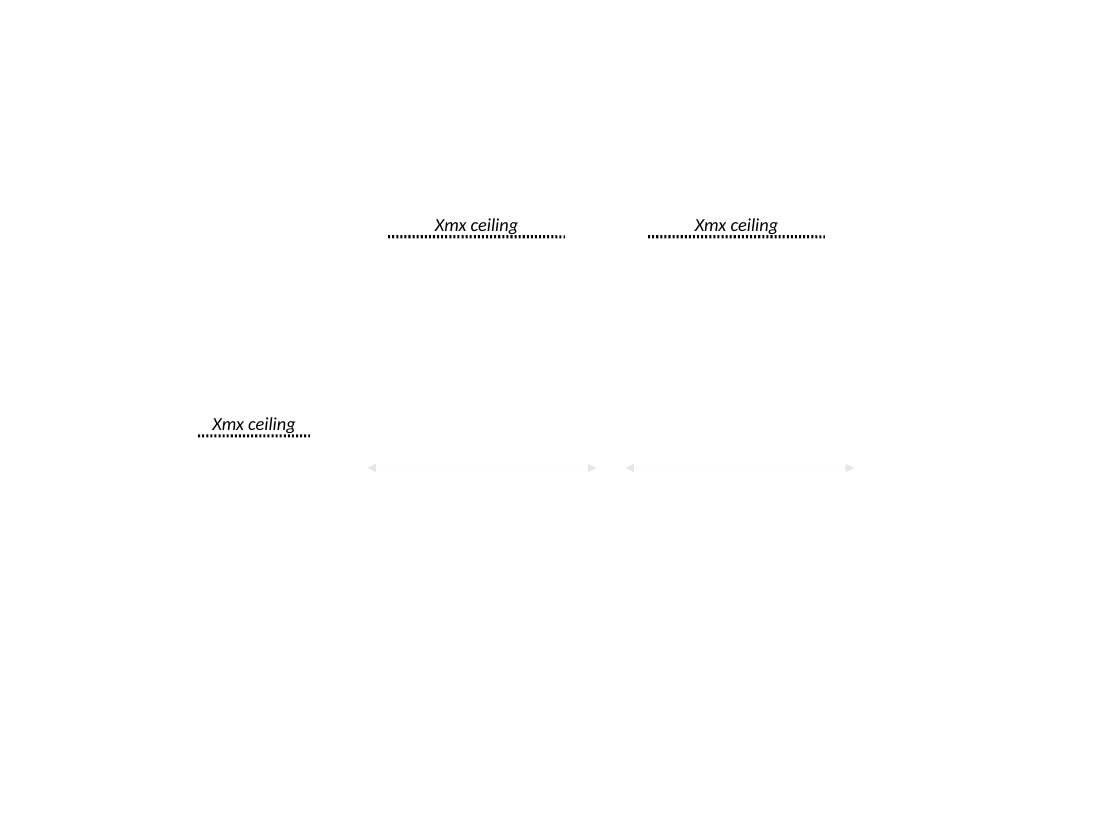
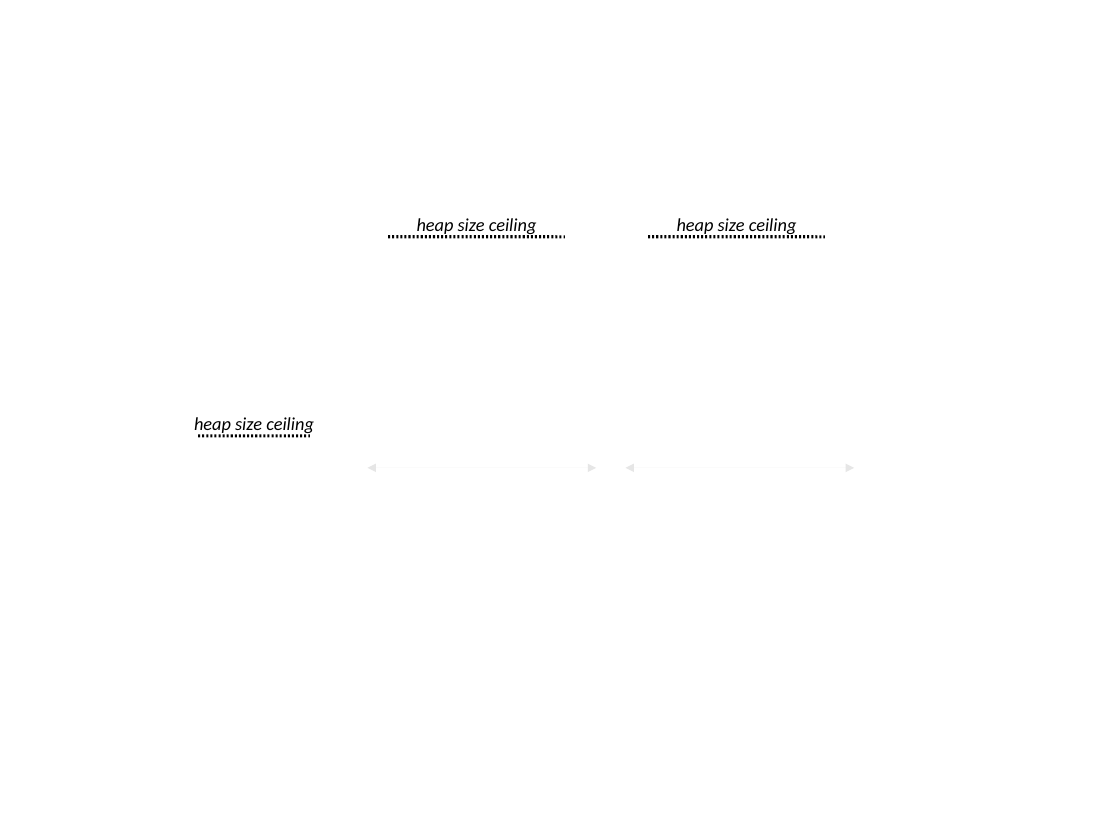
Before and after one commit to TheRuncibleTuner/bloatbook, a slide deck: slide 1 of Figures/lifetime/timeline-base-session-temps.odp. Drawn at 1120x840 pixels with LibreOffice and Linux fonts; fonts in the diff are those of the drawing. Boxes give left, top, right and bottom in pixels: in the first picture for what was removed or moved away, otherwise in the second. Text is boxed around its words. In the diff, an @@ line names an element or a change of style, - is before the commit and + after.

```diff
--- a/Figures/lifetime/timeline-base-session-temps.odp
+++ b/Figures/lifetime/timeline-base-session-temps.odp
@@ text in line at [417, 218, 537, 236]: text changed @@
-Xmx ceiling
+heap size ceiling
@@ text in line at [677, 218, 797, 236]: text changed @@
-Xmx ceiling
+heap size ceiling
@@ text in line at [194, 417, 314, 435]: text changed @@
-Xmx ceiling
+heap size ceiling
```
Also in this commit, not shown: 2 other slides changed, 4 other files.
